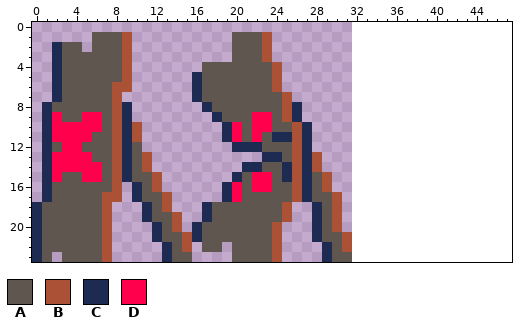
Pixel-art sprite -- assets/obstacles/barrier_sheet.png. This is how it looked before the edit.
The file is 32x24 pixels. The old version is drawn lined up with the new one, on the new canvas.
Palette (. is transparent): A #5f574f  B #ab5236  C #1d2b53  D #ff004d
Pixels before, first column x 0:
 1 ......AAAB..........AAAB........
 2 ..CAA.AAAB..........AAAB........
 3 ..CAAAAAAB..........AAAB........
 4 ..CAAAAAAB.......AAAAAAAB.......
 5 ..CAAAAAAB......CAAAAAAAB.......
 6 ..CAAAAABB......CAAAAAAAB.......
 7 ..CAAAAAB.......CAAAAAAAAB......
 8 .CAAAAAABC.......CAAAAAAABC.....
 9 .CDAADDABC........CAAADDABC.....
10 .CDDDDDABCB........CDADDAABC....
11 .CDDDDAABCB........CDADACCBC....
12 .CADDAAABCA.........CCCAAABC....
13 .CDDDDAABCAB...........CCABCB...
14 .CDDDDDABCAB.........CCAACBCB...
15 .CDAADDABCAAB.......CADDACBCAB..
16 .CAAAAAAB.CAB......CDADDAABCAB..
17 .CAAAAABB.CAAB.....CDAAAAABCAAB.
18 CAAAAAAB...CAB...CAAAAAAAB..CAB.
19 CAAAAAAB...CAAB..CAAAAAAAB..CAB.
20 CAAAAAAB....CAB.CAAAAAAAB...CAB.
21 CAAAAAAB....CAABCAAAAAAAB...CAAB
22 CAAAAAAB.....CAB.AA.AAAAB....CAB
23 CA.AAAAB.....CAA....AAAAB....CAA
And afterwards:
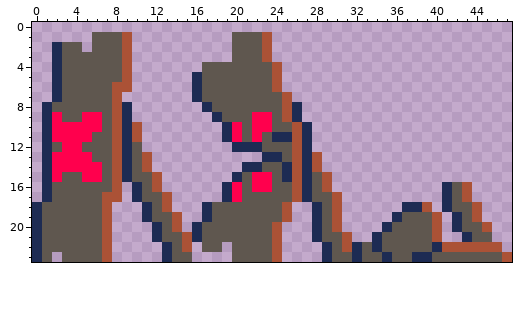
What changed:
canvas 32x24 -> 48x24
Colour A now appears in rows 16 to 17 at x 42; in row 18 at x 42 to 43; in row 19 at x 37 to 39 and 43; in row 20 at x 36 to 39 and 43 to 44; in row 21 at x 35 to 39 and 44 to 45; in row 22 at x 33 and 35 to 39.
Colour A now appears in row 23 at x 33 to 34, 36 to 37 and 40 to 46.
Colour B now appears in rows 16 to 17 at x 43; in row 18 at x 39 and 44; in row 19 at x 40 and 44; in row 20 at x 40 and 45; in row 21 at x 40; in row 22 at x 41 to 46.
Colour B now appears in row 23 at x 47.
Colour C now appears in rows 16 to 17 at x 41; in row 18 at x 37 to 38 and 41; in row 19 at x 36 and 42; in row 20 at x 35 and 42; in row 21 at x 34 and 43; in row 22 at x 32, 34 and 40.
Colour C now appears in row 23 at x 32, 35 and 38 to 39.
